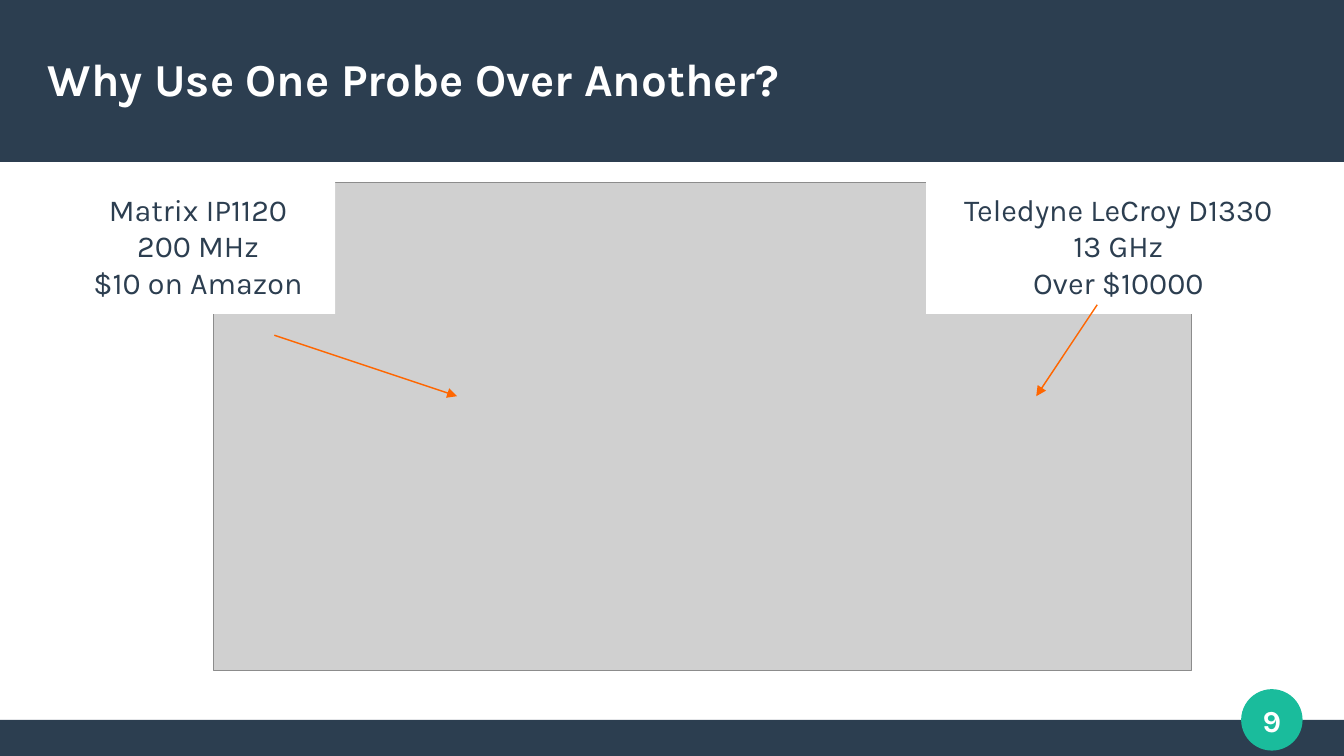
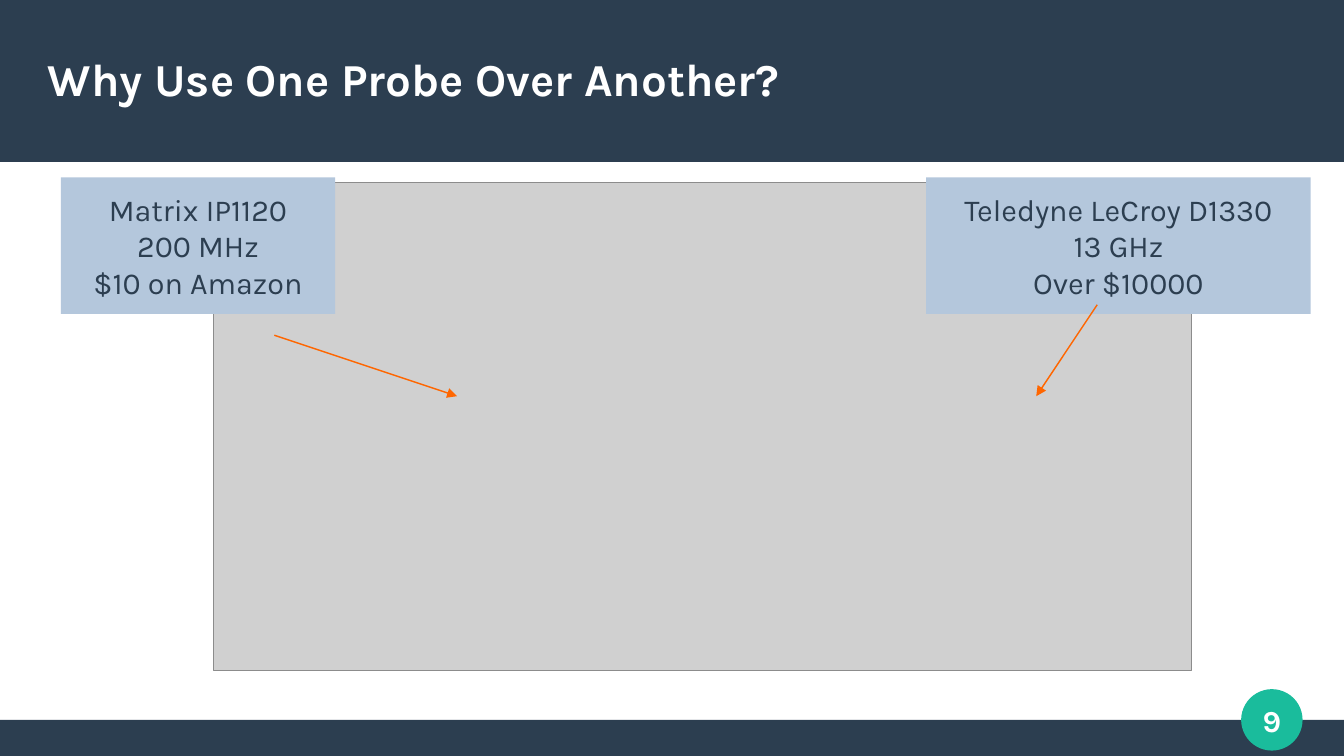
Before and after one commit to azonenberg/electronics-training, a slide deck: slide 9 of oscilloscope-probing/sec01-opener.odp. Drawn at 1344x756 pixels with LibreOffice and Linux fonts; fonts in the diff are those of the drawing; grey boxes stand for pictures. Boxes give left, top, right and bottom in pixels: in the first picture for what was removed or moved away, otherwise in the second. Text is boxed around its words. In the diff, an @@ line names an element or a change of style, - is before the commit and + after.

```diff
--- a/oscilloscope-probing/sec01-opener.odp
+++ b/oscilloscope-probing/sec01-opener.odp
@@ rectangle "Matrix IP1120" at (x1=61, y1=178, x2=335, y2=315): fill #FFFFFF to #B4C7DC @@
@@ rectangle "Teledyne LeCroy D1330" at (x1=927, y1=178, x2=1311, y2=315): fill #FFFFFF to #B4C7DC @@
```
Also in this commit, not shown: 4 other slides changed.
